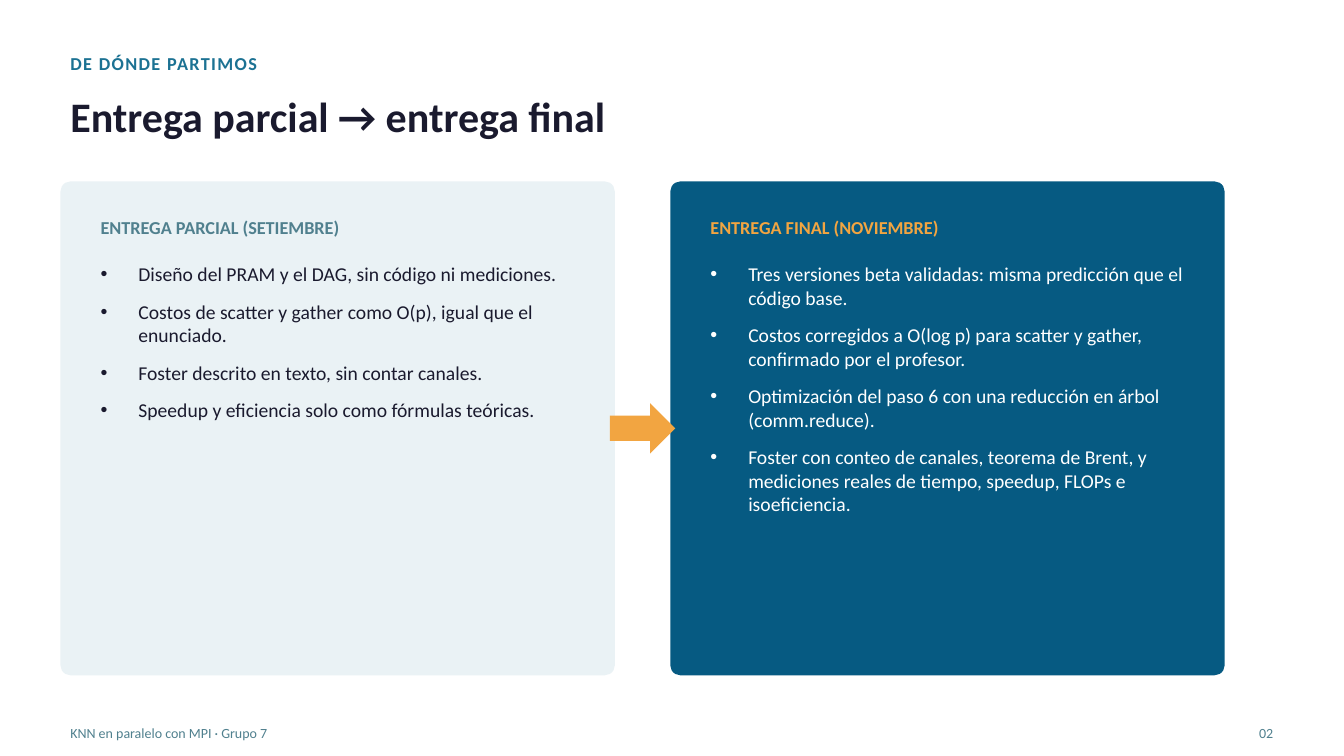
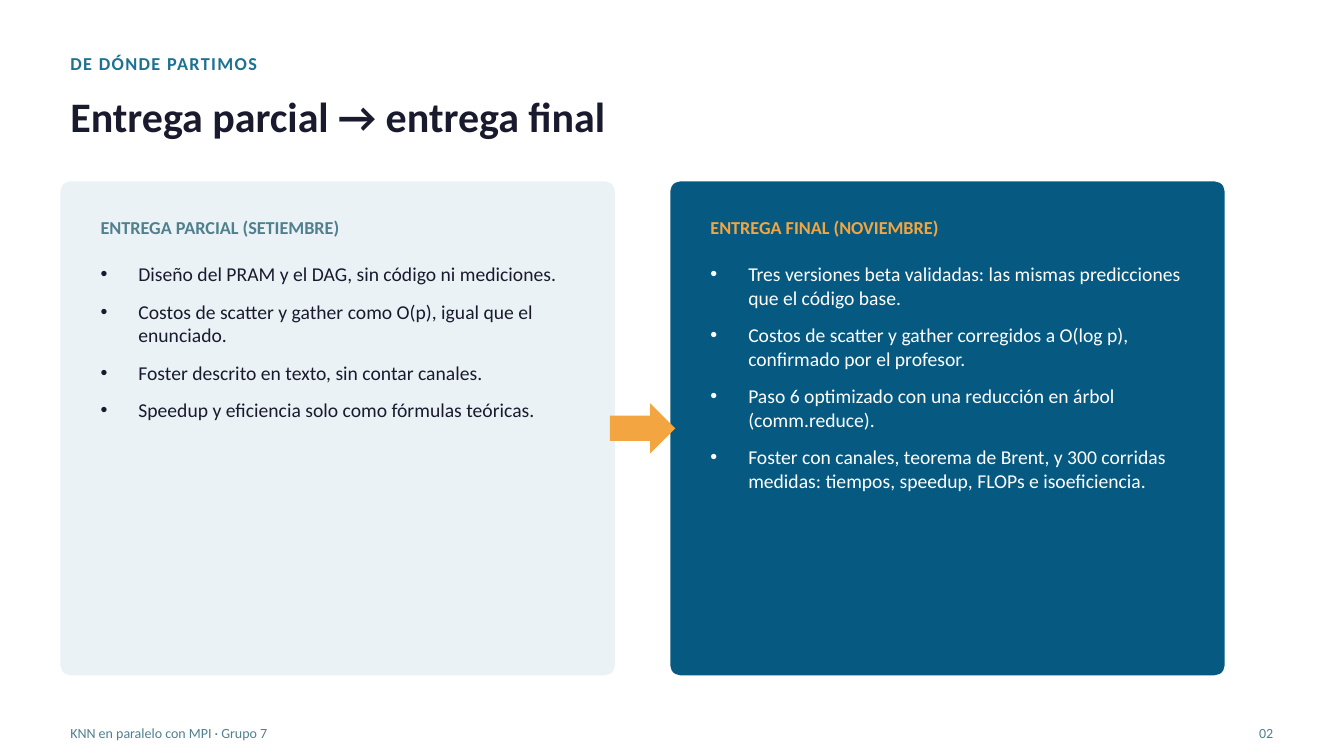
Before and after one commit to LuisIZ/Proyecto_CPD, a slide deck: slide 2 of docs/presentation/Presentacion-Entrega-Final.pptx. Drawn at 1344x756 pixels with LibreOffice and Linux fonts; fonts in the diff are those of the drawing. Boxes give left, top, right and bottom in pixels: in the first picture for what was removed or moved away, otherwise in the second. Text is boxed around its words. In the diff, an @@ line names an element or a change of style, - is before the commit and + after.

Commit message:
Resultados del informe, láminas de resultados y mediciones finales

```diff
--- a/docs/presentation/Presentacion-Entrega-Final.pptx
+++ b/docs/presentation/Presentacion-Entrega-Final.pptx
@@ text at (748,267,1181,491): text changed @@
-• Tres versiones beta validadas: misma predicción que el código base.
-• Costos corregidos a O(log p) para scatter y gather, confirmado por el profesor.
-• Optimización del paso 6 con una reducción en árbol (comm.reduce).
-• Foster con conteo de canales, teorema de Brent, y mediciones reales de tiempo, speedup, FLOPs e isoeficiencia.
+• Tres versiones beta validadas: las mismas predicciones que el código base.
+• Costos de scatter y gather corregidos a O(log p), confirmado por el profesor.
+• Paso 6 optimizado con una reducción en árbol (comm.reduce).
+• Foster con canales, teorema de Brent, y 300 corridas medidas: tiempos, speedup, FLOPs e isoeficiencia.
```
Also in this commit, not shown: 12 other slides changed, 7 slides added, 2 slides removed, 2 other files.
